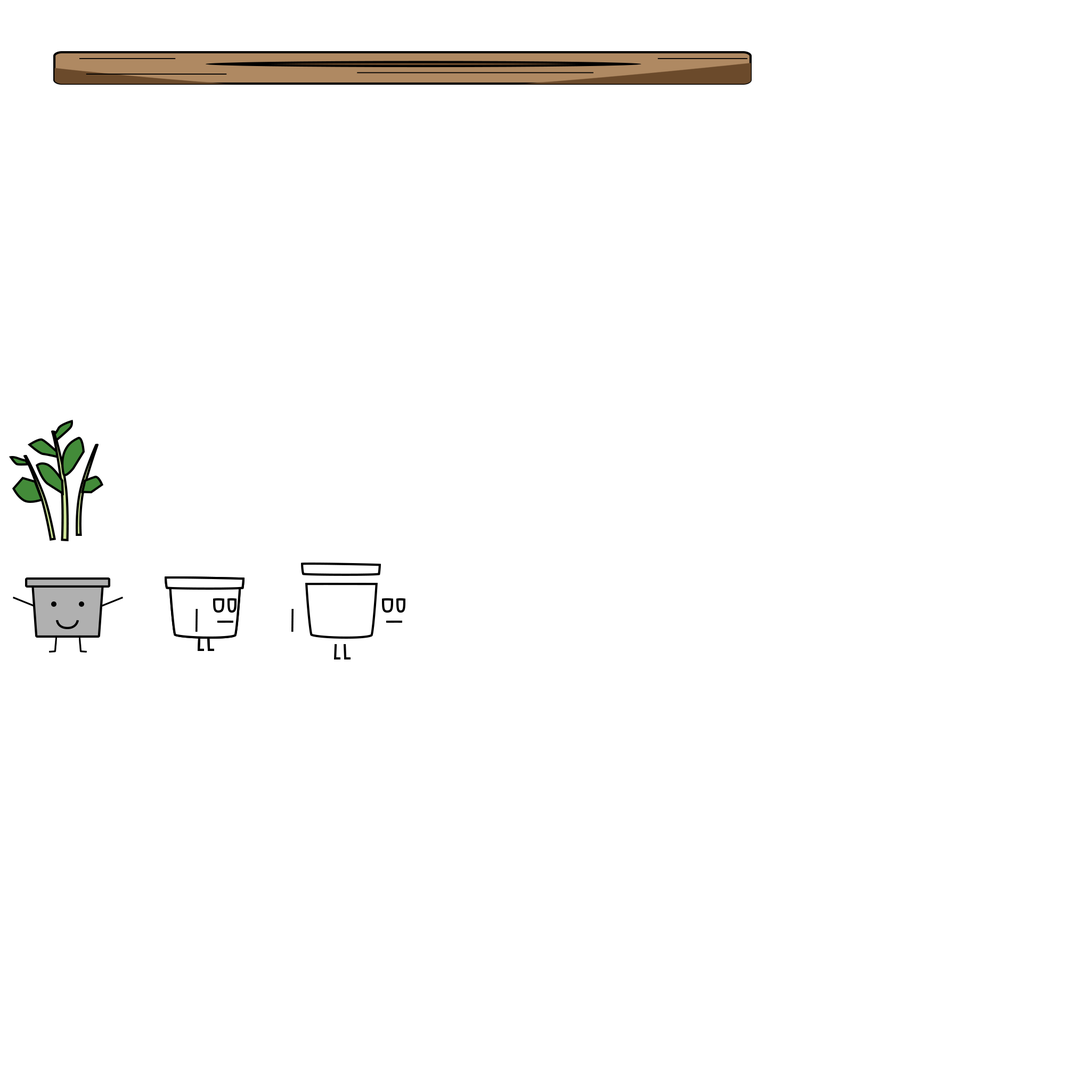
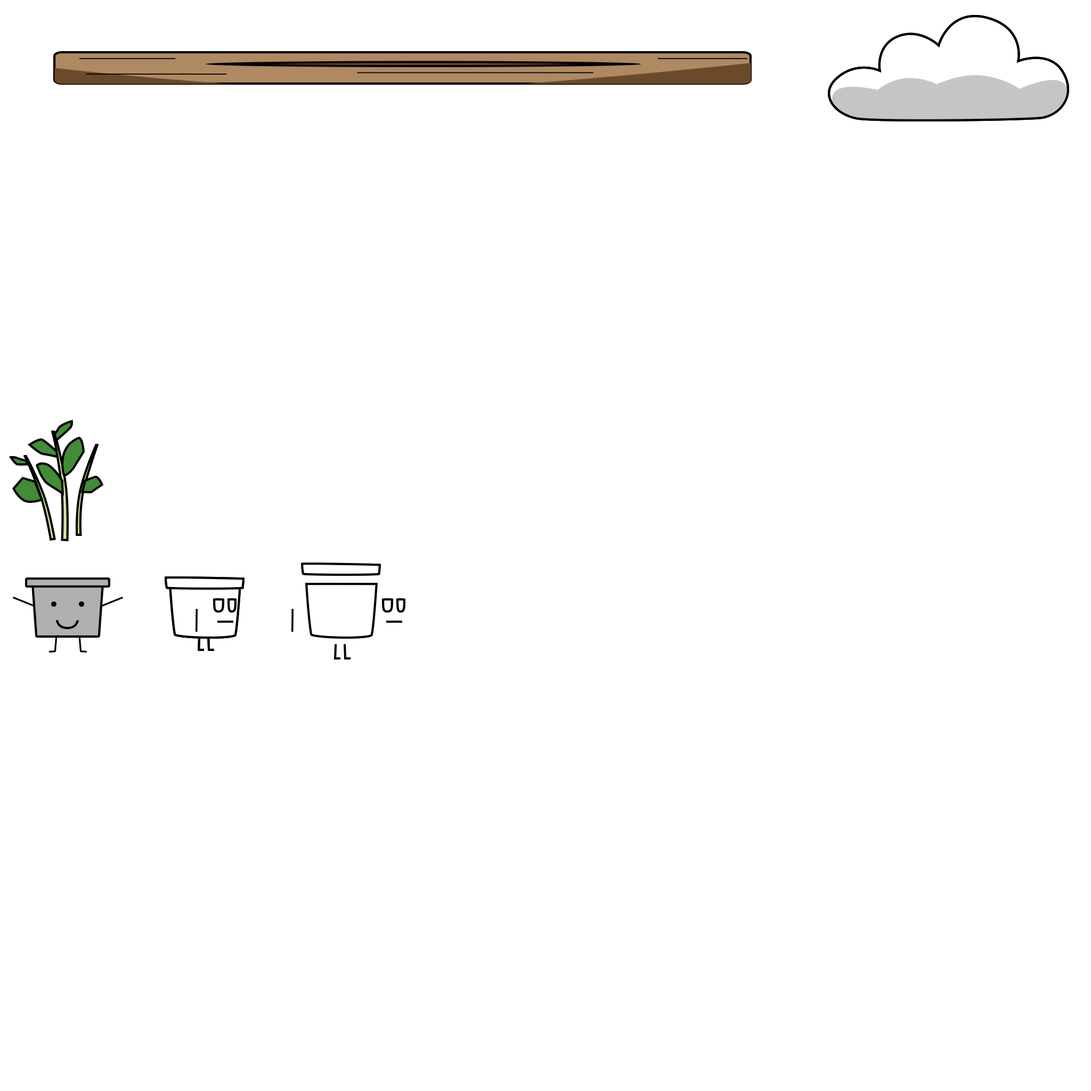
Revision of a layered 1091px x 1091px image; what changed, layer by layer:
added group "Cloud" with 3 layers above "Plank" over (x1=828, y1=14, x2=1070, y2=122)
added layer "Shape 15 copy 2" in group "Cloud" over (x1=828, y1=14, x2=1070, y2=122)
added layer "Shape 15 copy" in group "Cloud" over (x1=832, y1=75, x2=1068, y2=121)
added layer "Shape 15" in group "Cloud" over (x1=828, y1=14, x2=1070, y2=122)
painted on "Shape 14 copy" (2nd of 3, in "Pot_side(exploded)") over (x1=227, y1=604, x2=230, y2=612)
painted on "Shape 14 copy" (3rd of 3, in "Pot (side)") over (x1=227, y1=604, x2=230, y2=612)
painted on "Shape 6" over (x1=40, y1=472, x2=47, y2=482)
